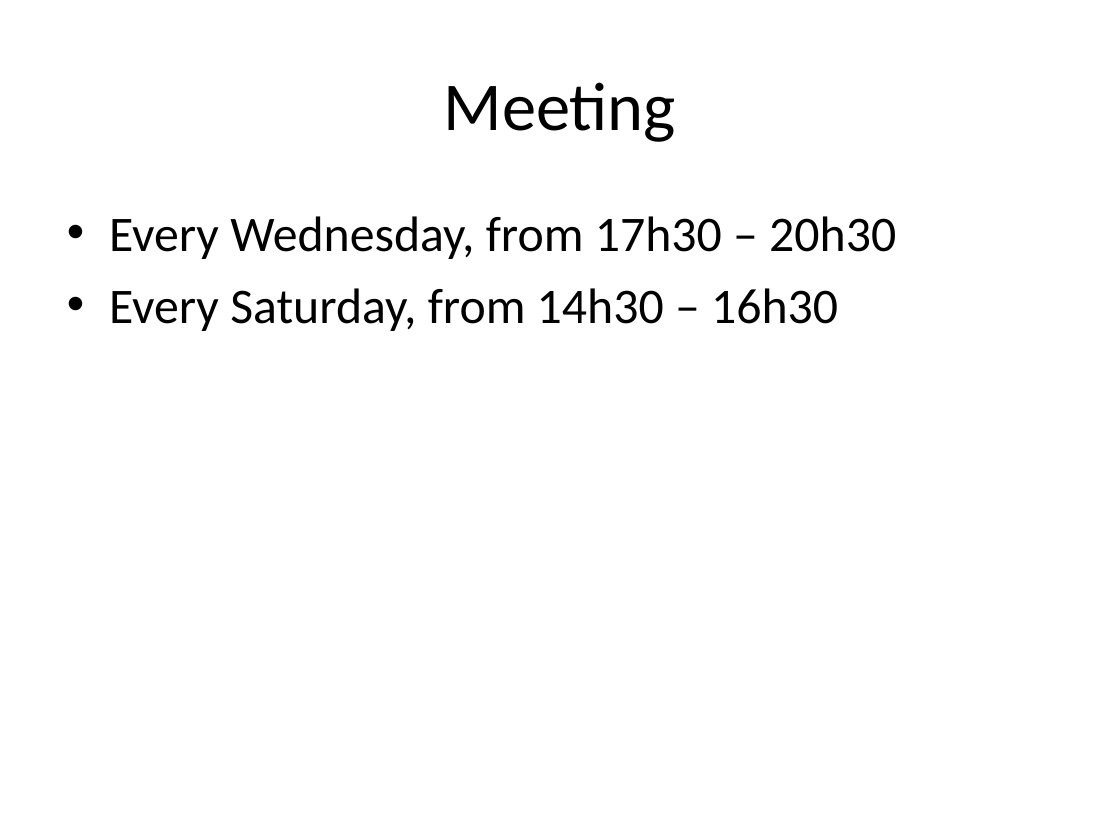
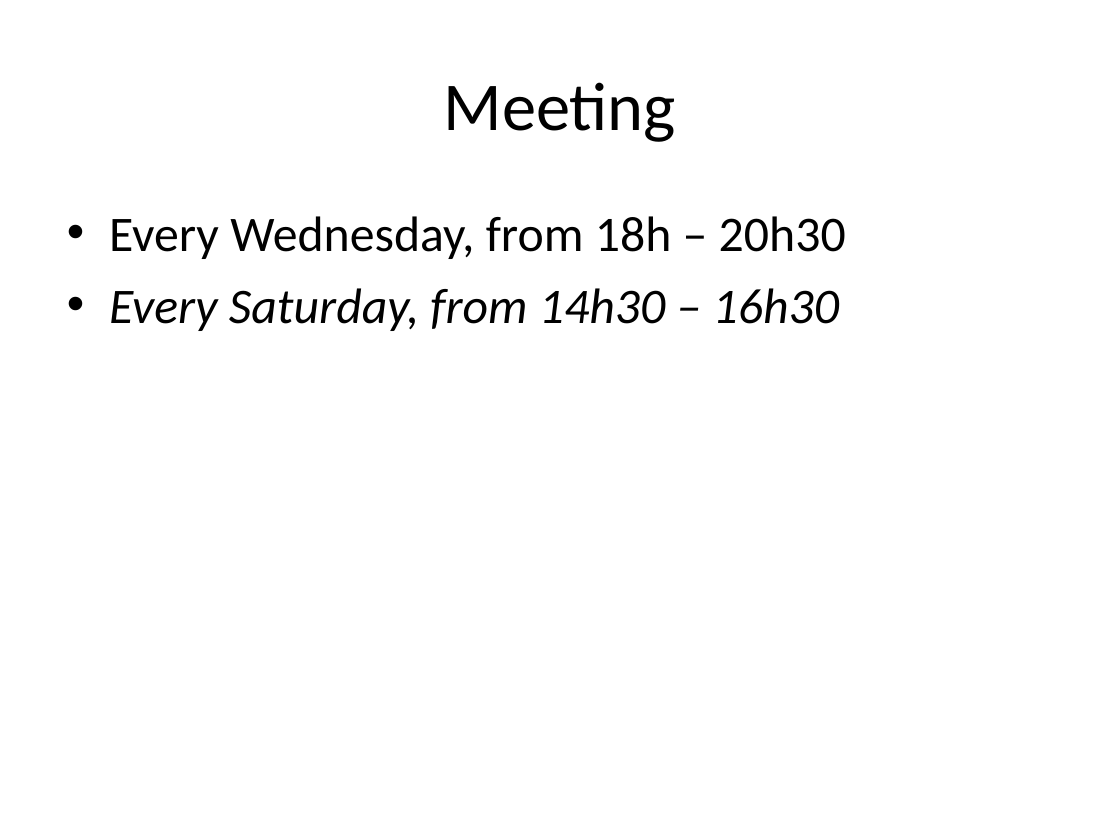
Before and after one commit to oghenez/trade-software, a slide deck: slide 3 of Documentation/Project Management/Communication Plan.ppt. Drawn at 1120x840 pixels with LibreOffice and Linux fonts; fonts in the diff are those of the drawing. Boxes give left, top, right and bottom in pixels: in the first picture for what was removed or moved away, otherwise in the second. Text is boxed around its words. In the diff, an @@ line names an element or a change of style, - is before the commit and + after.

```diff
--- a/Documentation/Project Management/Communication Plan.ppt
+++ b/Documentation/Project Management/Communication Plan.ppt
@@ text at (x1=109, y1=216, x2=846, y2=259): text changed @@
-• Every Wednesday, from 17h30 – 20h30
+• Every Wednesday, from 18h – 20h30
@@ text at (x1=109, y1=288, x2=839, y2=331): italic on in "Every Saturday, from 14h30 – 16h30" @@
```
Also in this commit, not shown: 1 other slide changed, 6 other files.
